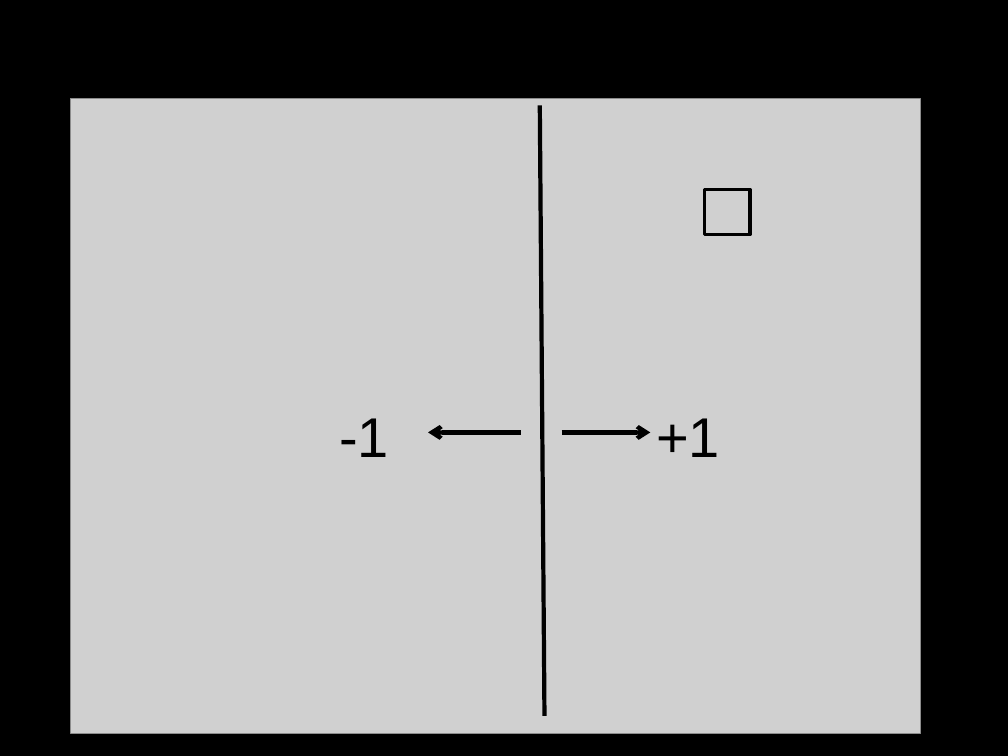
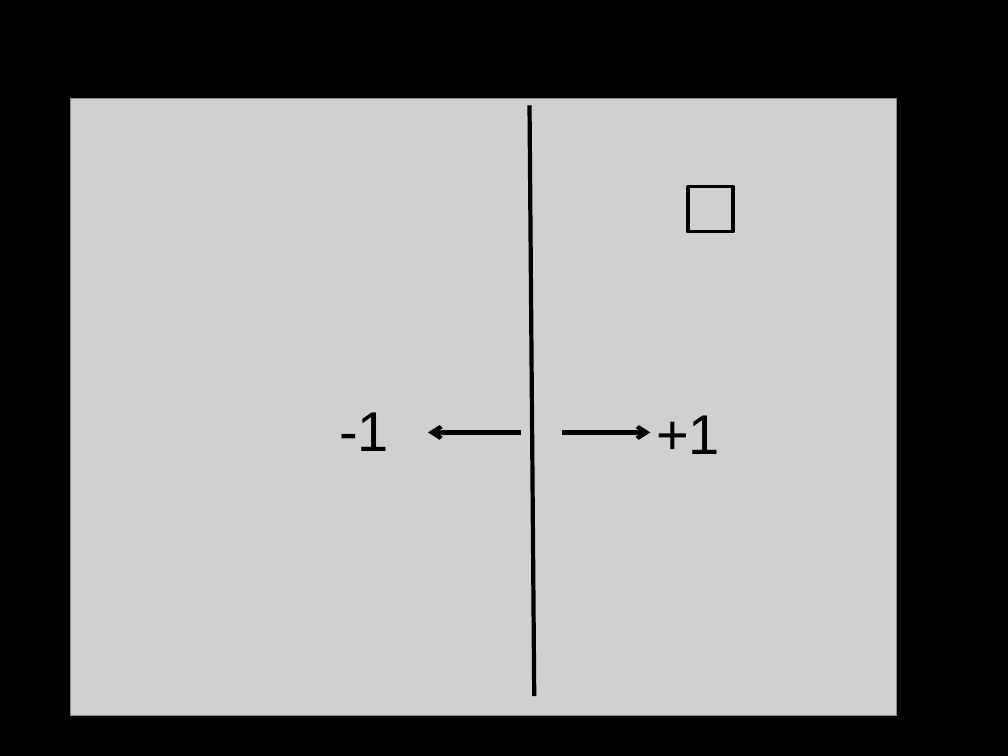
Before and after one commit to LiangLeon/AdaBoostExample, a slide deck: slide 9 of Presentation/Boosting.pptx (slide 8 before the commit). Drawn at 1008x756 pixels with LibreOffice and Linux fonts; fonts in the diff are those of the drawing; grey boxes stand for pictures; background and template pictures are left out. Boxes give left, top, right and bottom in pixels: in the first picture for what was removed or moved away, otherwise in the second. Text is boxed around its words. In the diff, an @@ line names an element or a change of style, - is before the commit and + after.

```diff
--- a/Presentation/Boosting.pptx
+++ b/Presentation/Boosting.pptx
@@ picture: place and size @@
-picture at (71,99,920,734)
+picture at (71,99,897,716)
@@ line moved from (540, 106) - (544, 716) to (529, 106) - (534, 697) @@
@@ rectangle: place and size @@
-rectangle at (705,190,750,235)
+rectangle at (687,186,733,232)
@@ text "-1": place and size @@
-text "-1" at (339,418,389,457)
+text "-1" at (339,412,389,451)
```
Also in this commit, not shown: 11 other slides changed, 4 slides added, 2 slides removed.
